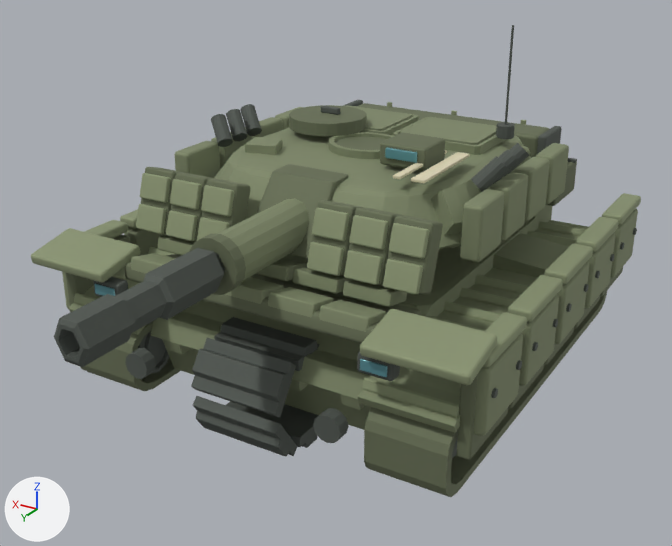
A saved change to the FBX model ArtSource/HeavyTank/HeavyTank.fbx.
Both versions are drawn from a 50 mm lens placed at (-4.09, 7.38, 4.5), pointed at (-0.19, 0.87, 1.25). Every picture has the same lights, and +X, +Y and +Z are marked at lower left. The older version comes first. Where no turn or scale is listed for an object, it has been applied to the vertices. Vertices at exactly the same position are counted once.

In view in the first picture: 'Base_Tank_Gun', 'Base_Tank_Turret', 'Base_Tank_body', 'Base_TrackMesh.L', 'Base_TrackMesh.R', 'Front mudguard -1', 'Front mudguard 1', 'Glacis armor', 'Spaced side armor -1 3', 'Spaced side armor -1 4', 'Thermal sleeve', 'Turret flank tile -1 3' and 79 more.
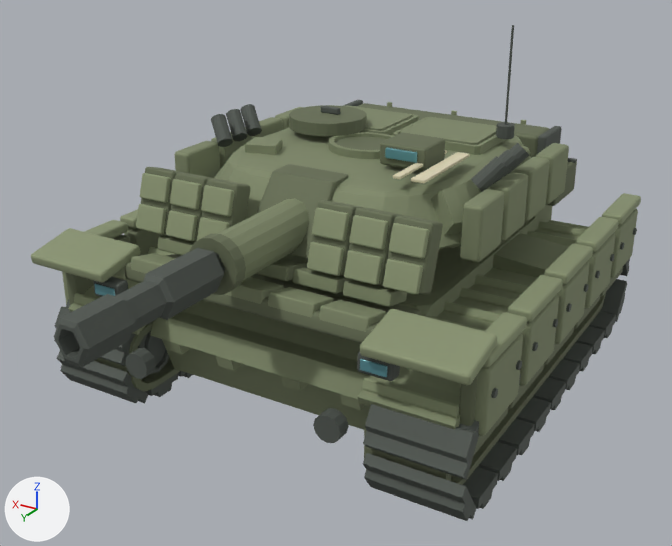
Pixel boxes [x1, y1, x2, y2] of what changed, in the pictures (672 x 546 px):
'Base_TrackMesh.L', moved
    before: [194, 318, 320, 457]
    after: [363, 259, 630, 521]
'Base_TrackMesh.R', moved
    before: [191, 317, 319, 437]
    after: [54, 299, 193, 404]

What the commit changed:
me_main_trackmesh_l is used by ob_base_trackmesh_l; location (0.0, 0.0, 0.0).
me_main_trackmesh_l had 440 vertices, 792 faces and spanned x -0.43..0.39, y -2.2..2.2, z 0.0..0.96.
me_main_trackmesh_l now has 440 vertices, 792 faces and spans x -2.04..-1.22, y -2.2..2.2, z 0.0..0.96.
me_main_trackmesh_l part 1: the whole mesh is moved by (-1.61, 0.0, 0.0).
me_main_trackmesh_r is used by ob_base_trackmesh_r; location (0.0, 0.0, 0.0).
me_main_trackmesh_r had 440 vertices, 792 faces and spanned x -0.39..0.42, y -2.2..2.2, z 0.0..0.96.
me_main_trackmesh_r now has 440 vertices, 792 faces and spans x 1.2..2.02, y -2.2..2.2, z 0.0..0.96.
me_main_trackmesh_r part 2: the whole mesh is moved by (1.6, 0.0, 0.0).
